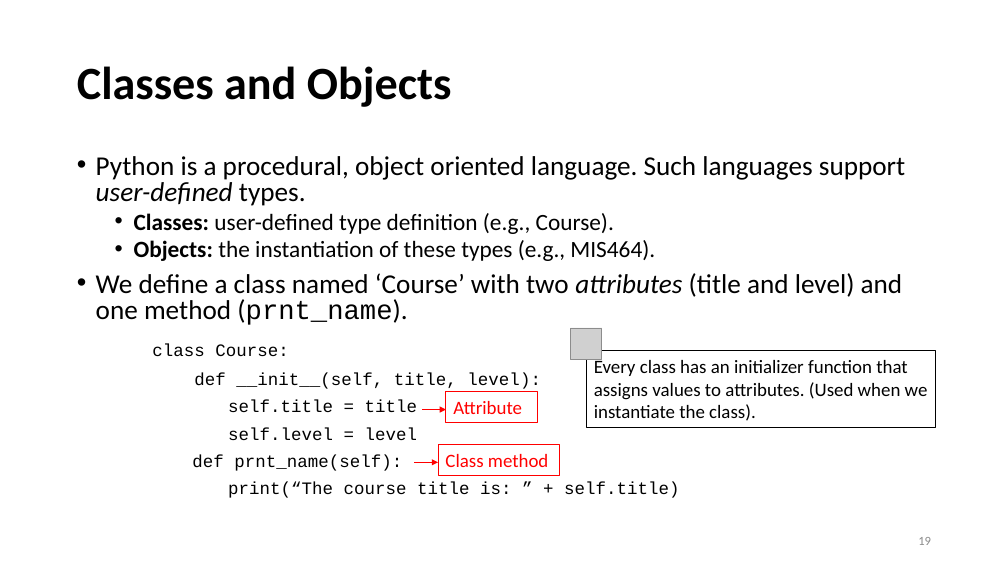
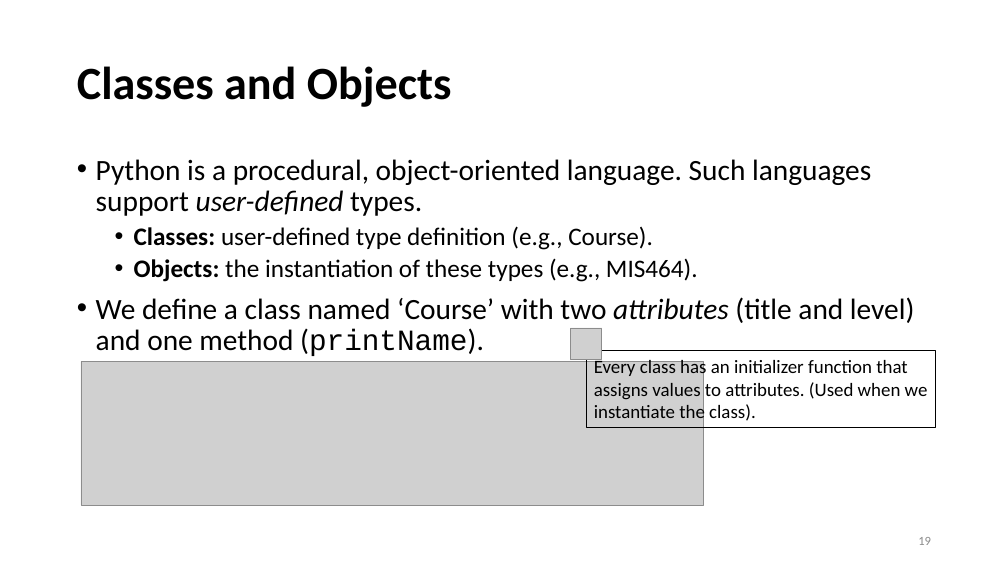
Before and after one commit to ailab-ua/courses, a slide deck: slide 19 of resources/PythonReview_1.pptx. Drawn at 1008x567 pixels with LibreOffice and Linux fonts; fonts in the diff are those of the drawing; grey boxes stand for pictures. Boxes give left, top, right and bottom in pixels: in the first picture for what was removed or moved away, otherwise in the second. Text is boxed around its words. In the diff, an @@ line names an element or a change of style, - is before the commit and + after.

Commit message:
Adding updated Python review slides.

```diff
--- a/resources/PythonReview_1.pptx
+++ b/resources/PythonReview_1.pptx
@@ text at (96, 159, 871, 216): text changed; size 25.9 to 28 pt @@
-• Python is a procedural, object oriented language. Such languages support user-defined types.
+• Python is a procedural, object-oriented language. Such languages support user-defined types.
@@ text at (134, 226, 698, 282): size 22.2 to 24 pt in "Classes: user-defined type definition (e.g., Course).", "Objects: the instantiation of these types (e.g., ..."; line spacing 0.8 to 0.9 @@
@@ text at (96, 297, 914, 356): text changed; size 16.6 to 28 pt; font Courier New to Calibri @@
-• We define a class named ‘Course’ with two attributes (title and level) and one method (prnt_name).
-class Course:
-def __init__(self, title, level):
-self.title = title
-self.level = level
-def prnt_name(self):
-print(“The course title is: ” + self.title)
+• We define a class named ‘Course’ with two attributes (title and level) and one method (printName).
@@ picture added at (81, 361, 704, 505) @@
@@ arrow removed from (423, 410) to (446, 410) @@
@@ rectangle removed at (446, 392, 538, 422) @@
-Attribute
@@ rectangle removed at (438, 445, 560, 475) @@
-Class method
@@ arrow removed from (414, 463) to (438, 463) @@
```
Also in this commit, not shown: 21 other slides changed, 1 slide added, 3 slides removed.
